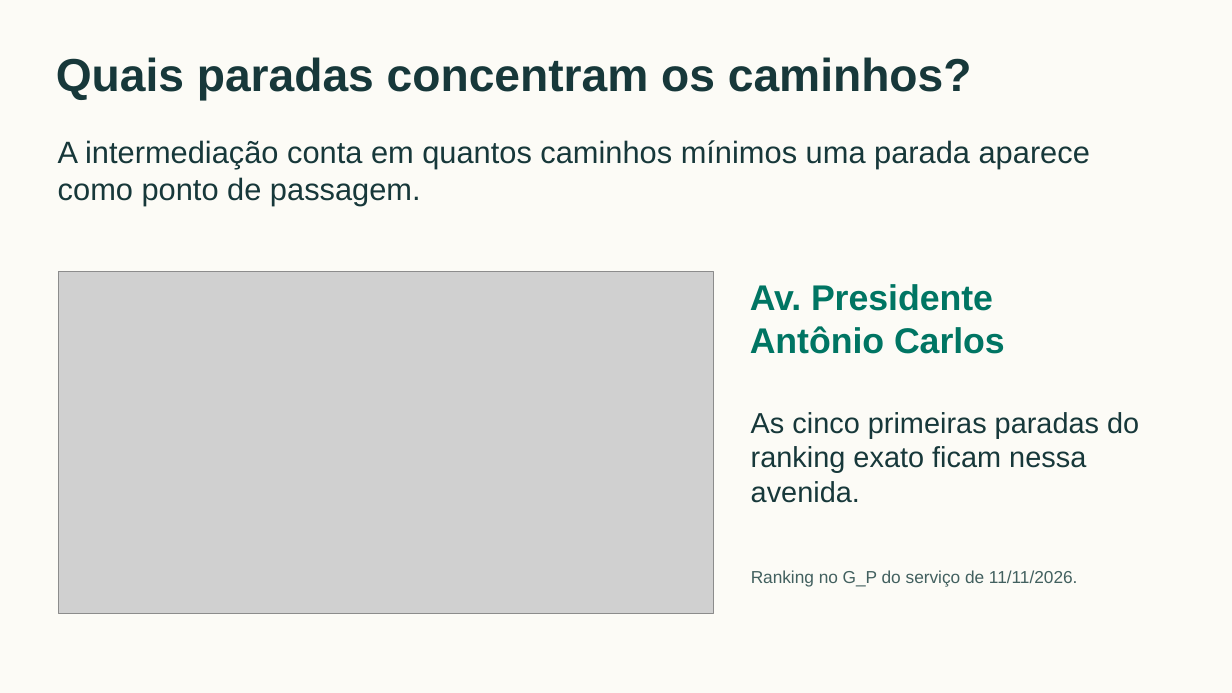
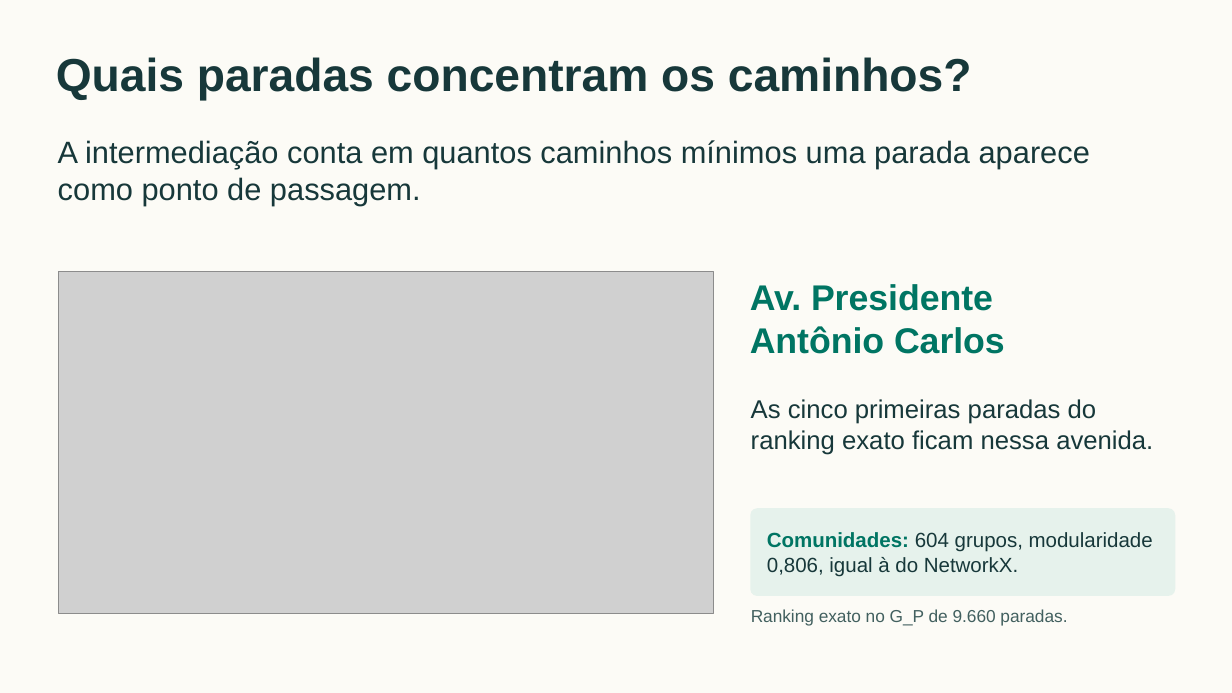
Before and after one commit to henriquegdc/grafos-transporte-bh, a slide deck: slide 7 of apresentacao/grafos-transporte-bh.pptx. Drawn at 1232x693 pixels with LibreOffice and Linux fonts; fonts in the diff are those of the drawing; grey boxes stand for pictures. Boxes give left, top, right and bottom in pixels: in the first picture for what was removed or moved away, otherwise in the second. Text is boxed around its words. In the diff, an @@ line names an element or a change of style, - is before the commit and + after.

Commit message:
docs(ENT-SLIDES): aplica a revisao do #72
A lamina 11 passa a comparar com o NetworkX no G_P real (razoes e
inclinacoes de comparacao-networkx e complexidade de 20/11) e o JSON da
grade 5x5, sem registro em feature, sai do PR. Todas as laminas usam o
GTFS de 18/11; espera, isocrona e tempos vem das medicoes regeradas no
#74. Notas reatribuidas para quem fez cada parte, com uma linha numerica
para nao dominados, comunidades e falhas multiplas, e figuras trocadas
por recortes ou cartoes legiveis.

```diff
--- a/apresentacao/grafos-transporte-bh.pptx
+++ b/apresentacao/grafos-transporte-bh.pptx
@@ text "As cinco primeiras paradas do ..." moved from (x1=751, y1=412, x2=1139, y2=503) to (x1=751, y1=399, x2=1153, y2=455) @@
@@ text "As cinco primeiras paradas do ..." at (x1=751, y1=399, x2=1153, y2=455): size 22.5 to 20 pt @@
@@ rounded rectangle added at (x1=750, y1=508, x2=1176, y2=596), fill #E6F2EC @@
@@ text added at (x1=767, y1=532, x2=1153, y2=577), 16 pt, text #17383A @@
+Comunidades: 604 grupos, modularidade 0,806, igual à do NetworkX.
@@ text at (x1=751, y1=609, x2=1067, y2=626): text changed @@
-Ranking no G_P do serviço de 11/11/2026.
+Ranking exato no G_P de 9.660 paradas.
```
Also in this commit, not shown: 9 other slides changed, 2 other files.
